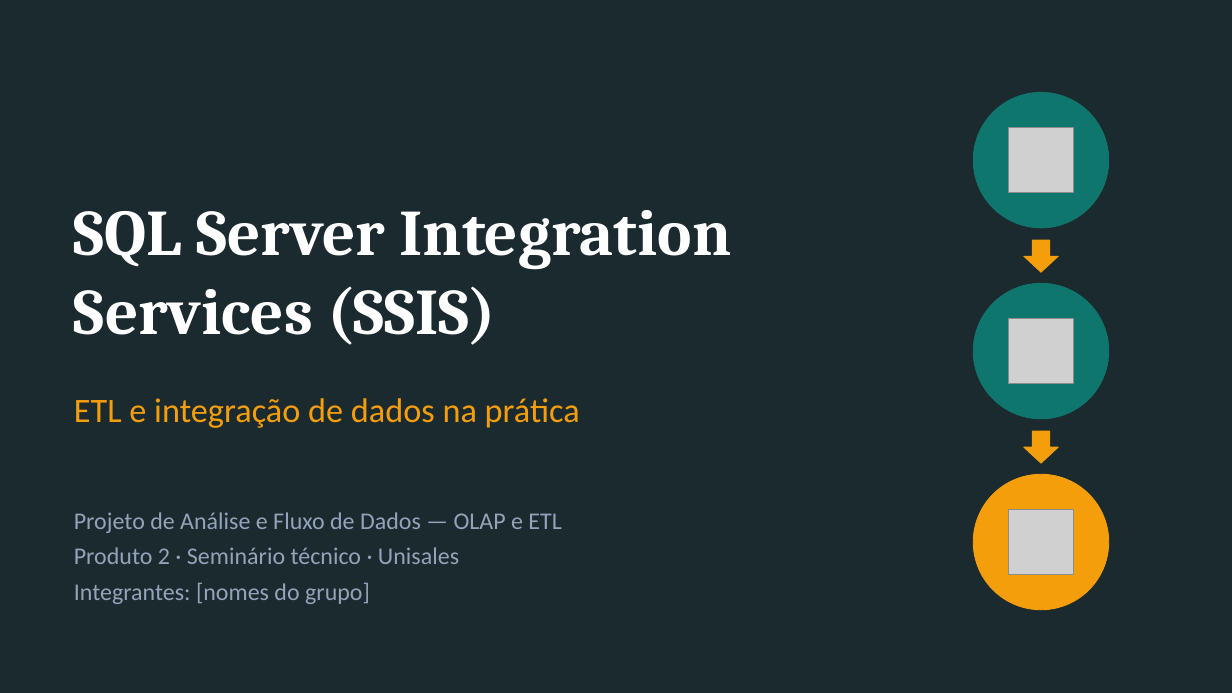
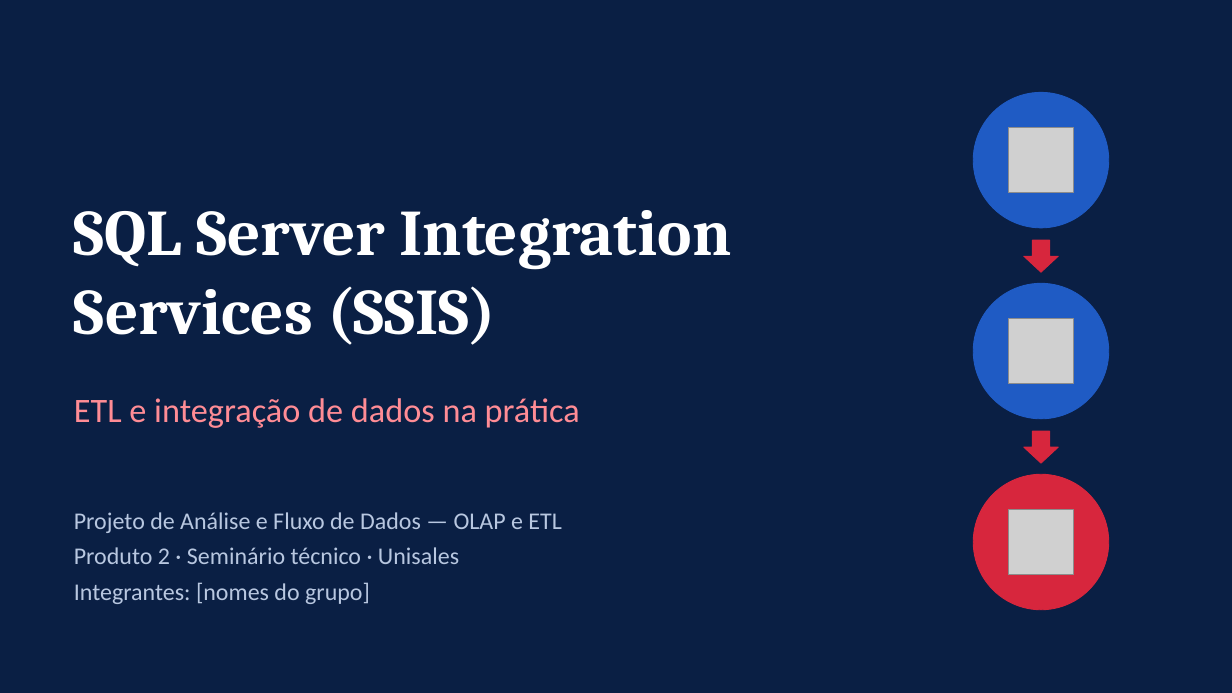
Before and after one commit to Yahnfs/Projeto-de-Analise-e-Fluxo-de-Dados-OLAP-e-ETL, a slide deck: slide 1 of Seminario_SSIS.pptx. Drawn at 1232x693 pixels with LibreOffice and Linux fonts; fonts in the diff are those of the drawing; grey boxes stand for pictures. Boxes give left, top, right and bottom in pixels: in the first picture for what was removed or moved away, otherwise in the second. Text is boxed around its words. In the diff, an @@ line names an element or a change of style, - is before the commit and + after.

```diff
--- a/Seminario_SSIS.pptx
+++ b/Seminario_SSIS.pptx
@@ background #1B2A2F to #0A1F44 @@
@@ ellipse at [973, 92, 1109, 228]: fill #0F766E to #1F5BC4; outline #0F766E 0.5 pt to #1F5BC4 0.5 pt @@
@@ ellipse at [973, 283, 1109, 419]: fill #0F766E to #1F5BC4; outline #0F766E 0.5 pt to #1F5BC4 0.5 pt @@
@@ text "ETL e integração de dados ..." at [74, 398, 580, 428]: text colour #F59E0B to #FF8C95 @@
@@ fill #F59E0B to #D7263D; outline #F59E0B 0.5 pt to #D7263D 0.5 pt in 3 elements at [973, 474, 1109, 610], [1024, 240, 1058, 272], [1024, 431, 1058, 463] @@
@@ text "Projeto de Análise e Fluxo ..." at [74, 512, 561, 604]: text colour #94A3B8 to #B8C7E0 @@
```
Also in this commit, not shown: 11 other slides changed, 1 slide added.
